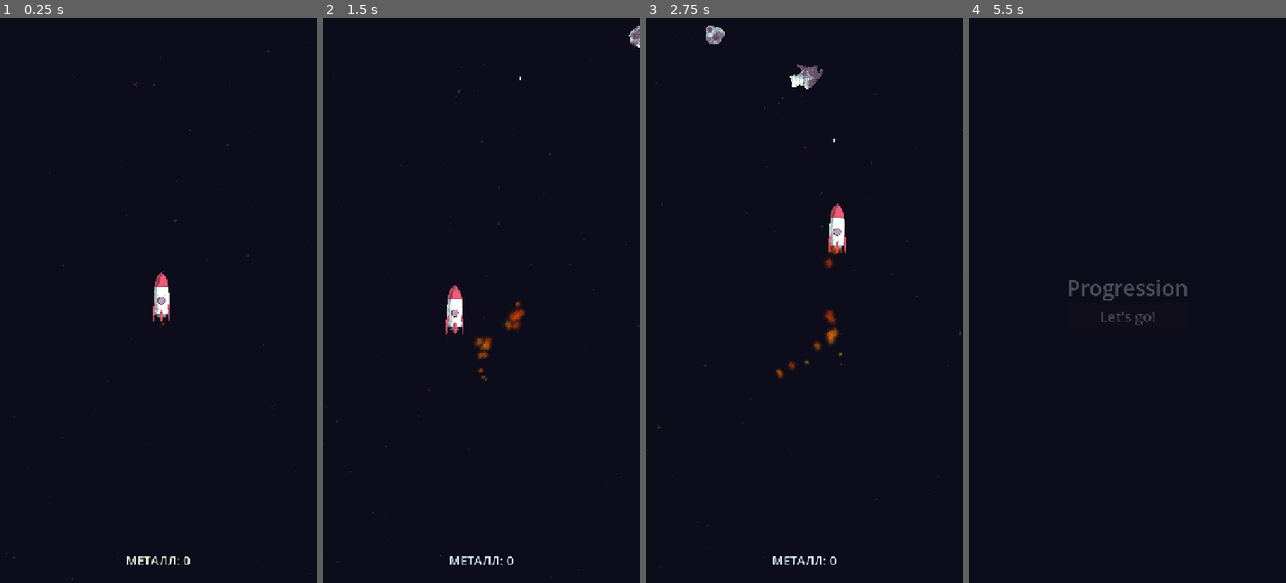
Above: before the commit, frames 1-4 (left to right).
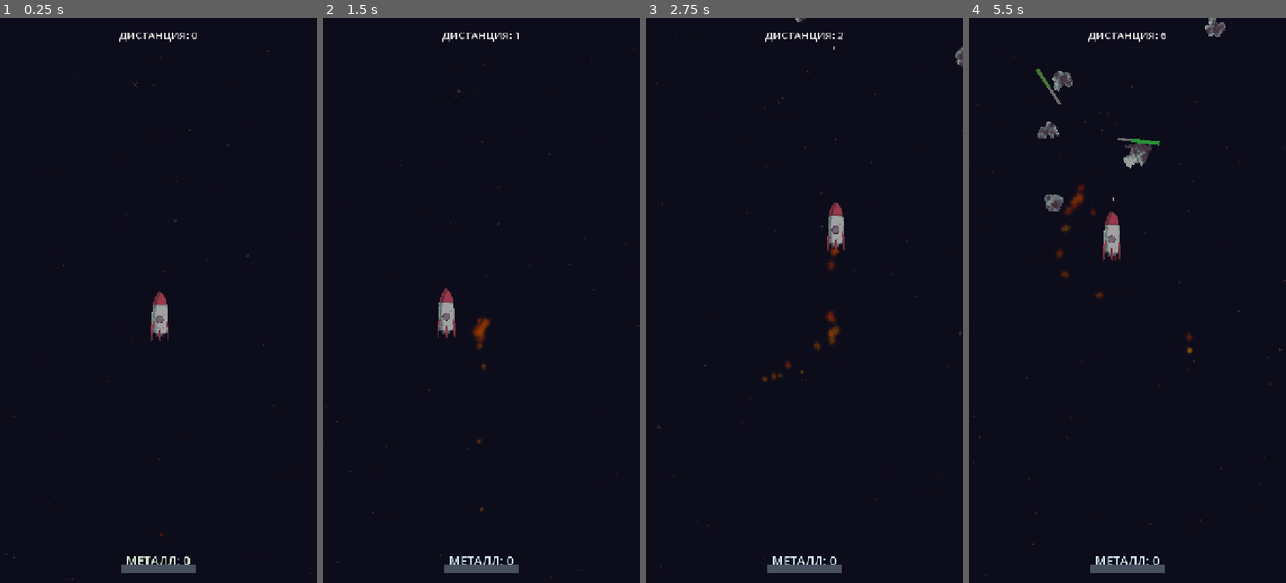
Above: after the commit, the same moments.

Repository: Minemaster656/closed-space-arcade
Game: Godot game, scene res://assets/scenes/game.tscn
The game is run twice, just before and just after one commit, with the same random seed, the same clock (stepped at 60 frames per second) and the same inputs.
Inputs (mouse positions are in pixels of both pictures, inside the frame that each line leads up to):
- Up to frame 1 (0.25 s): no input
- Up to frame 2 (1.5 s): move the mouse to (551, 272) at 0.52 s; click (551, 272) at 0.67 s; drag from (418, 328) to (519, 289) at 1.27 s
- Up to frame 3 (2.75 s): move the mouse to (836, 176) at 2.02 s; click (836, 176) at 2.17 s
- Up to frame 4 (5.5 s): drag from (1111, 413) to (1156, 142) at 2.77 s; move the mouse to (1222, 385) at 3.52 s; click (1222, 385) at 3.67 s; drag from (1032, 215) to (1079, 159) at 4.27 s; move the mouse to (1143, 300) at 5.02 s; click (1143, 300) at 5.17 s

The runs differ from the first frame. In frame 1, 1.0% of the frame differs, in the area x 37-62%, y 2-99%; in frame 2, 1.6%; in frame 3, 1.7%; in frame 4, 2.9%, in the area x 0-100%, y 0-99%.

Commit message:
хп бар

Diff:
--- a/assets/localization/en.csv
+++ b/assets/localization/en.csv
@@ -1,3 +1,3 @@
-keys,en
-meta_title,Progression
-meta_play,Let's go!
+keys,en,ru
+meta_title,Upgrades,Улучшения
+meta_play,Let's go!,Поехали!
--- a/assets/prefabs/asteroid.tscn
+++ b/assets/prefabs/asteroid.tscn
@@ -2,6 +2,7 @@
 
 [ext_resource type="Script" uid="uid://1avmtx1m76s2" path="res://assets/scripts/entity/asteroid.gd" id="1_ast"]
 [ext_resource type="Texture2D" uid="uid://01agrb0v6iey" path="res://assets/sprites/asteroids/asteroid_big_0.png" id="2_ansim"]
+[ext_resource type="Script" uid="uid://bcqlrabs5lc1b" path="res://assets/scripts/components/hp_bar.gd" id="3_hpbar"]
 
 [sub_resource type="CircleShape2D" id="CircleShape2D_ast"]
 resource_local_to_scene = true
@@ -16,3 +17,27 @@
 
 [node name="CollisionShape2D" type="CollisionShape2D" parent="." unique_id=584631850]
 shape = SubResource("CircleShape2D_ast")
+
+[node name="HPBar" type="Node2D" parent="." unique_id=2109384756]
+position = Vector2(-48, 26)
+script = ExtResource("3_hpbar")
+flash_duration = 0.2
+fill_duration = 0.5
+
+[node name="BG" type="ColorRect" parent="HPBar" unique_id=2109384757]
+offset_left = -1.0
+offset_top = -1.0
+offset_right = 97.0
+offset_bottom = 9.0
+color = Color(1, 1, 1, 0.4392157)
+
+[node name="White" type="ColorRect" parent="HPBar" unique_id=2109384758]
+offset_left = 1.0
+offset_top = 1.0
+offset_right = 95.0
+offset_bottom = 7.0
+color = Color(1, 1, 1, 0.62352943)
+
+[node name="Fill" type="ColorRect" parent="HPBar" unique_id=2109384759]
+offset_right = 96.0
+offset_bottom = 8.0
--- a/assets/scenes/game.tscn
+++ b/assets/scenes/game.tscn
@@ -43,8 +43,15 @@
 
 [node name="Game" type="Node2D" unique_id=1587643132]
 script = ExtResource("11_game")
+ambient_color = Color(0.62967473, 0.62967473, 0.6296747, 1)
 
 [node name="Camera2D" type="Camera2D" parent="." unique_id=916745351]
+
+[node name="CanvasModulate" type="CanvasModulate" parent="." unique_id=-885748531]
+color = Color(0.843608, 0.83693993, 0.9259373, 1)
+
+[node name="StartPlatform" type="ColorRect" parent="." unique_id=160700492]
+color = Color(0.45, 0.5, 0.6, 1)
 
 [node name="Rocket" parent="." unique_id=1685500372 node_paths=PackedStringArray("pool") instance=ExtResource("1_cb66b")]
 pool = NodePath("../Managers/BulletPool")
@@ -87,8 +94,22 @@
 vertical_alignment = 1
 script = ExtResource("12_metal")
 
+[node name="ScoreCounter" type="Label" parent="UI" unique_id=-823380159]
+anchors_preset = 5
+anchor_left = 0.5
+anchor_right = 0.5
+offset_left = -110.0
+offset_top = 22.0
+offset_right = 110.0
+offset_bottom = 50.0
+theme_override_colors/font_color = Color(0.9, 0.9, 0.9, 1)
+theme_override_font_sizes/font_size = 24
+text = "ДИСТАНЦИЯ: 0"
+horizontal_alignment = 1
+vertical_alignment = 1
+
 [node name="Starfield" type="GPUParticles2D" parent="." unique_id=517482068]
-modulate = Color(1, 1, 1, 0.15686275)
+modulate = Color(1, 1, 1, 0.2627451)
 z_index = -10
 material = SubResource("CanvasItemMaterial_stars")
 amount = 120
--- a/assets/scenes/meta_progression.tscn
+++ b/assets/scenes/meta_progression.tscn
@@ -1,8 +1,9 @@
-[gd_scene load_steps=2 format=3]
+[gd_scene format=3 uid="uid://bgo4bd5s1bbhk"]
 
-[ext_resource type="Script" path="res://assets/scripts/ui/meta_progression.gd" id="1_mp"]
+[ext_resource type="Script" uid="uid://dcw8161178g05" path="res://assets/scripts/ui/meta_progression.gd" id="1_mp"]
 
-[node name="MetaProgression" type="Control"]
+[node name="MetaProgression" type="Control" unique_id=543472371]
+layout_mode = 3
 anchors_preset = 15
 anchor_right = 1.0
 anchor_bottom = 1.0
@@ -10,7 +11,7 @@
 grow_vertical = 2
 script = ExtResource("1_mp")
 
-[node name="CenterContainer" type="CenterContainer" parent="."]
+[node name="CenterContainer" type="CenterContainer" parent="." unique_id=189635782]
 layout_mode = 1
 anchors_preset = 15
 anchor_right = 1.0
@@ -18,16 +19,16 @@
 grow_horizontal = 2
 grow_vertical = 2
 
-[node name="VBox" type="VBoxContainer" parent="CenterContainer"]
+[node name="VBox" type="VBoxContainer" parent="CenterContainer" unique_id=1765788072]
 layout_mode = 2
 
-[node name="Title" type="Label" parent="CenterContainer/VBox"]
+[node name="Title" type="Label" parent="CenterContainer/VBox" unique_id=1679707324]
 layout_mode = 2
 theme_override_font_sizes/font_size = 48
 text = "meta_title"
 horizontal_alignment = 1
 
-[node name="PlayButton" type="Button" parent="CenterContainer/VBox"]
+[node name="PlayButton" type="Button" parent="CenterContainer/VBox" unique_id=1772548781]
 layout_mode = 2
 theme_override_font_sizes/font_size = 32
 text = "meta_play"
--- /dev/null
+++ b/assets/scripts/components/hp_bar.gd
@@ -0,0 +1,66 @@
+extends Node2D
+class_name HPBar
+
+@export_group("Colors")
+@export var bg_color: Color = Color(0.12, 0.12, 0.16, 1)
+@export var white_color: Color = Color.WHITE
+@export var fill_color: Color = Color(0.25, 0.9, 0.35, 1)
+@export var flash_color: Color = Color(1, 0.25, 0.25, 1)
+
+@export_group("Geometry")
+@export var size: Vector2 = Vector2(96, 8)
+@export var white_inset: float = 1.0
+
+@export_group("Tween")
+@export var flash_duration: float = 0.06
+@export var fill_duration: float = 0.22
+
+@onready var _bg: ColorRect = $BG
+@onready var _white: ColorRect = $White
+@onready var _fill: ColorRect = $Fill
+
+var _max_hp: float = 1.0
+var _hp: float = 1.0
+var _fill_tween: Tween
+var _color_tween: Tween
+
+func _ready() -> void:
+	_build()
+
+func setup(max_hp: float, hp: float) -> void:
+	_max_hp = max_hp
+	_hp = hp
+	_build()
+	_update_fill()
+
+
+func set_health(value: float) -> void:
+	_hp = clampf(value, 0.0, _max_hp)
+
+	if _color_tween != null and _color_tween.is_valid():
+		_color_tween.kill()
+	_color_tween = create_tween()
+	_color_tween.tween_property(_fill, "modulate", flash_color, flash_duration)
+	_color_tween.chain().tween_property(_fill, "modulate", fill_color, flash_duration)
+
+	if _fill_tween != null and _fill_tween.is_valid():
+		_fill_tween.kill()
+	var target_pct := _hp / _max_hp
+	_fill_tween = create_tween()
+	_fill_tween.tween_property(_fill, "size", Vector2(size.x * target_pct, size.y), fill_duration) \
+		.set_trans(Tween.TRANS_CIRC).set_ease(Tween.EASE_OUT)
+
+
+func _build() -> void:
+	_bg.size = size
+	_bg.modulate = bg_color
+	_white.size = size - Vector2(white_inset * 2.0, white_inset * 2.0)
+	_white.position = Vector2(white_inset, white_inset)
+	_white.modulate = white_color
+	_fill.size = size
+	_fill.modulate = fill_color
+
+
+func _update_fill() -> void:
+	var pct := clampf(_hp / _max_hp, 0.0, 1.0)
+	_fill.size = Vector2(size.x * pct, size.y)
--- a/assets/scripts/entity/asteroid.gd
+++ b/assets/scripts/entity/asteroid.gd
@@ -30,10 +30,12 @@
 
 @onready var _sprite: Sprite2D = $Sprite
 @onready var _collision_shape: CollisionShape2D = $CollisionShape2D
+@onready var hp_bar = $HPBar
 
 var _direction: Vector2 = Vector2.DOWN
 var _speed: float = 100.0
 var _hp: float = 1.0
+var _max_hp: float = 1.0
 var _spin: float = 0.0
 var _sprite_base_scale: Vector2 = Vector2.ONE
 var _player: Node2D
@@ -62,6 +64,7 @@
         _direction = Vector2.DOWN
     _speed = spawn_speed
     _hp = type.max_hp
+    _max_hp = type.max_hp
     _dead = false
     _magnetized = false
     _bounds_timer = randf_range(0.0, BOUNDS_CHECK_INTERVAL)
@@ -91,6 +94,9 @@
         _collision_shape.shape = circle
     circle.radius = type.collision_radius
 
+    hp_bar.setup(_max_hp, _hp)
+    hp_bar.visible = _hp < _max_hp
+
     set_deferred("monitorable", true)
     _sync_groups()
 
@@ -140,6 +146,8 @@
         return
 
     _hp -= amount
+    hp_bar.set_health(_hp)
+    hp_bar.visible = true
     _play_hit_sound()
     if _hp <= 0.0:
         _shatter()
@@ -177,6 +185,7 @@
     remove_from_group(GROUP_ASTEROID)
     remove_from_group(GROUP_SHARD)
     set_deferred("monitorable", false)
+    hp_bar.visible = false
     global_position = Vector2(0.0, 100000.0)
 
 
--- a/assets/scripts/entity/rocket.gd
+++ b/assets/scripts/entity/rocket.gd
@@ -51,14 +51,11 @@
 	return _dead
 
 
-func set_danger(danger: float) -> void:
+func set_danger(multiplier: float) -> void:
 	if _dead:
 		return
-	_sprite.strength = lerpf(
-		shake_strength_min,
-		shake_strength_max,
-		clampf(danger, 0.0, 1.0)
-	)
+	var base := lerpf(shake_strength_min, shake_strength_max, 0.5)
+	_sprite.strength = base * multiplier * 0.5
 
 
 func _shoot() -> void:
--- a/assets/scripts/game.gd
+++ b/assets/scripts/game.gd
@@ -8,70 +8,124 @@
 @export var shake_strength_max: float = 3.0
 @export var asteroid_speed_multiplier_max: float = 2.4
 @export var rocket_screen_margin: float = 40.0
+@export var ambient_color: Color = Color(0.06, 0.05, 0.11, 1.0)
 
 @onready var rocket: Rocket = $Rocket
 @onready var asteroid_pool: AsteroidPool = $Managers/AsteroidPool
 @onready var asteroid_spawner: AsteroidSpawner = $Managers/AsteroidSpawner
 @onready var starfield: GPUParticles2D = $Starfield
+@onready var ambient: CanvasModulate = $CanvasModulate
+@onready var score_label: Label = $UI/ScoreCounter
+@onready var start_platform: ColorRect = $StartPlatform
 
 var _starfield_applied_size: Vector2 = Vector2.ZERO
+var _distance: float = 0.0
+var _launch_tween: Tween
+var _play_position: Vector2
 
 
 func _ready() -> void:
-	Music.play("fly")
-	var visible := Utils.get_visible_world_rect()
-	var rect := visible.grow(-rocket_screen_margin)
-	var follower := rocket.get_node_or_null("FingerFollower") as FollowFinger2D
-	if follower != null:
-		follower.area = rect
-	_apply_starfield(visible)
-	rocket.died.connect(_on_rocket_died)
+    Music.play("fly")
+    var visible := Utils.get_visible_world_rect()
+    var rect := visible.grow(-rocket_screen_margin)
+    var follower := rocket.get_node_or_null("FingerFollower") as FollowFinger2D
+    if follower != null:
+        follower.area = rect
+    _apply_starfield(visible)
+    rocket.died.connect(_on_rocket_died)
+    ambient.color = ambient_color
+    _start_launch()
 
 
 func _apply_starfield(rect: Rect2) -> void:
-	starfield.position = rect.get_center()
-	var mat := starfield.process_material as ParticleProcessMaterial
-	if mat != null:
-		mat.emission_box_extents = Vector3(rect.size.x * 0.5 + STARFIELD_MARGIN, rect.size.y * 0.5 + STARFIELD_MARGIN, 1.0)
-	_starfield_applied_size = rect.size
+    starfield.position = rect.get_center()
+    var mat := starfield.process_material as ParticleProcessMaterial
+    if mat != null:
+        mat.emission_box_extents = Vector3(rect.size.x * 0.5 + STARFIELD_MARGIN, rect.size.y * 0.5 + STARFIELD_MARGIN, 1.0)
+    _starfield_applied_size = rect.size
 
 
 func _sync_starfield_size() -> void:
-	var rect := Utils.get_visible_world_rect()
-	var size := rect.size
-	var applied := _starfield_applied_size
-	if applied == Vector2.ZERO:
-		_apply_starfield(rect)
-		return
-	if absf(size.x - applied.x) <= STARFIELD_RESIZE_THRESHOLD and absf(size.y - applied.y) <= STARFIELD_RESIZE_THRESHOLD:
-		return
-	_apply_starfield(rect)
+    var rect := Utils.get_visible_world_rect()
+    var size := rect.size
+    var applied := _starfield_applied_size
+    if applied == Vector2.ZERO:
+        _apply_starfield(rect)
+        return
+    if absf(size.x - applied.x) <= STARFIELD_RESIZE_THRESHOLD and absf(size.y - applied.y) <= STARFIELD_RESIZE_THRESHOLD:
+        return
+    _apply_starfield(rect)
 
 
 func _process(_delta: float) -> void:
-	_sync_starfield_size()
+    _sync_starfield_size()
 
-	if not is_instance_valid(rocket) or rocket.is_dead():
-		return
+    if not is_instance_valid(rocket) or rocket.is_dead():
+        return
 
-	var rect := Utils.get_visible_world_rect()
-	var danger := clampf(
-		inverse_lerp(rect.end.y, rect.position.y, rocket.global_position.y),
-		0.0,
-		1.0
-	)
+    var rect := Utils.get_visible_world_rect()
+    var danger := clampf(
+        inverse_lerp(rect.end.y, rect.position.y, rocket.global_position.y),
+        0.0,
+        1.0
+    )
 
-	rocket.set_danger(danger)
-	asteroid_spawner.difficulty = danger
-	asteroid_pool.speed_multiplier = lerpf(1.0, asteroid_speed_multiplier_max, danger)
+    var mult := _danger_multiplier(danger)
+
+    rocket.set_danger(mult)
+    asteroid_spawner.difficulty = danger
+    asteroid_pool.speed_multiplier = mult
+
+    _distance += mult * _delta
+    score_label.text = "ДИСТАНЦИЯ: %d" % int(_distance)
+
+
+func _danger_multiplier(danger: float) -> float:
+    var d := clampf(danger, 0.0, 1.0)
+    if d <= 0.5:
+        return 0.5 + d
+    return 1.0 + (d - 0.5) * 2.0
+
+
+func _start_launch() -> void:
+    var rect := Utils.get_visible_world_rect()
+    var platform_w := 170.0
+    var platform_h := 18.0
+    start_platform.size = Vector2(platform_w, platform_h)
+    start_platform.position = Vector2(
+        rect.get_center().x - platform_w * 0.5,
+        rect.end.y - platform_h - 24.0
+    )
+    _play_position = rocket.global_position
+    var platform_top := start_platform.global_position.y
+    var platform_center_x := start_platform.global_position.x + platform_w * 0.5
+    rocket.global_position = Vector2(platform_center_x, platform_top - 12.0)
+    rocket.auto_shoot = false
+    var follower := rocket.get_node_or_null("FingerFollower") as FollowFinger2D
+    if follower != null:
+        follower.set_process(false)
+    asteroid_spawner.stop()
+    _launch_tween = create_tween()
+    _launch_tween.tween_property(rocket, "global_position", _play_position, 0.8) \
+        .set_trans(Tween.TRANS_BACK).set_ease(Tween.EASE_OUT)
+    _launch_tween.finished.connect(_on_launch_finished)
+
+
+func _on_launch_finished() -> void:
+    _launch_tween = null
+    var follower := rocket.get_node_or_null("FingerFollower") as FollowFinger2D
+    if follower != null:
+        follower.set_process(true)
+    rocket.auto_shoot = true
+    asteroid_spawner.enabled = true
 
 
 func _on_rocket_died() -> void:
-	asteroid_spawner.stop()
-	_begin_meta_progression()
+    asteroid_spawner.stop()
+    _begin_meta_progression()
 
 
 func _begin_meta_progression() -> void:
-	var delay := rocket.break_cleanup_delay + 0.1
-	await get_tree().create_timer(delay).timeout
-	Transition.goto(META_SCENE, Transition.FADE_DURATION, Transition.FADE_DURATION, "progression")
+    var delay := rocket.break_cleanup_delay + 0.1
+    await get_tree().create_timer(delay).timeout
+    Transition.goto(META_SCENE, Transition.FADE_DURATION, Transition.FADE_DURATION, "progression")
Not shown, changed: assets/localization/en.csv.import
Not shown: 1 places in assets/scenes/game.tscn that only renumber resources
Not shown, added: assets/scripts/components/hp_bar.gd.uid
Not shown, added: .kilo/plans/1794863470681-port-parity-missing-features.md
